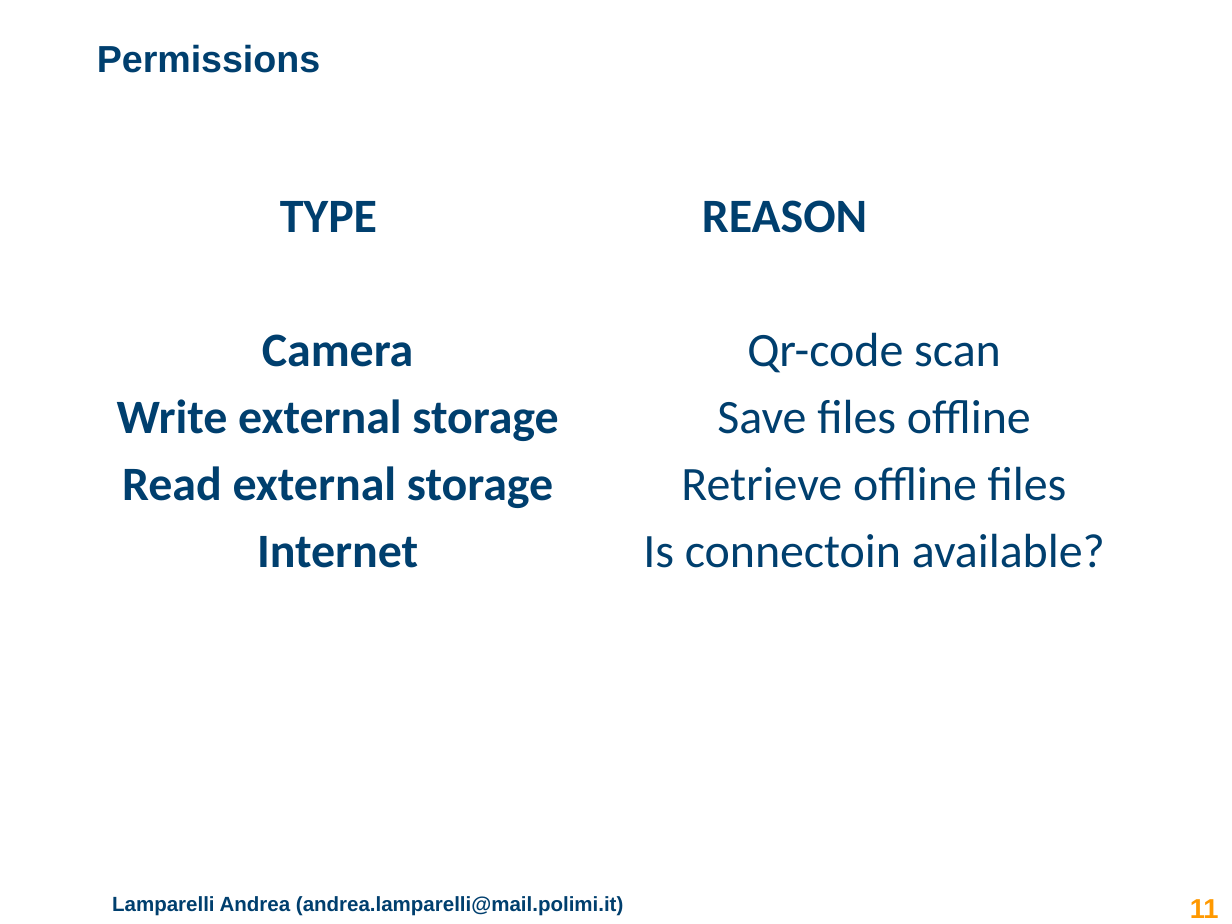
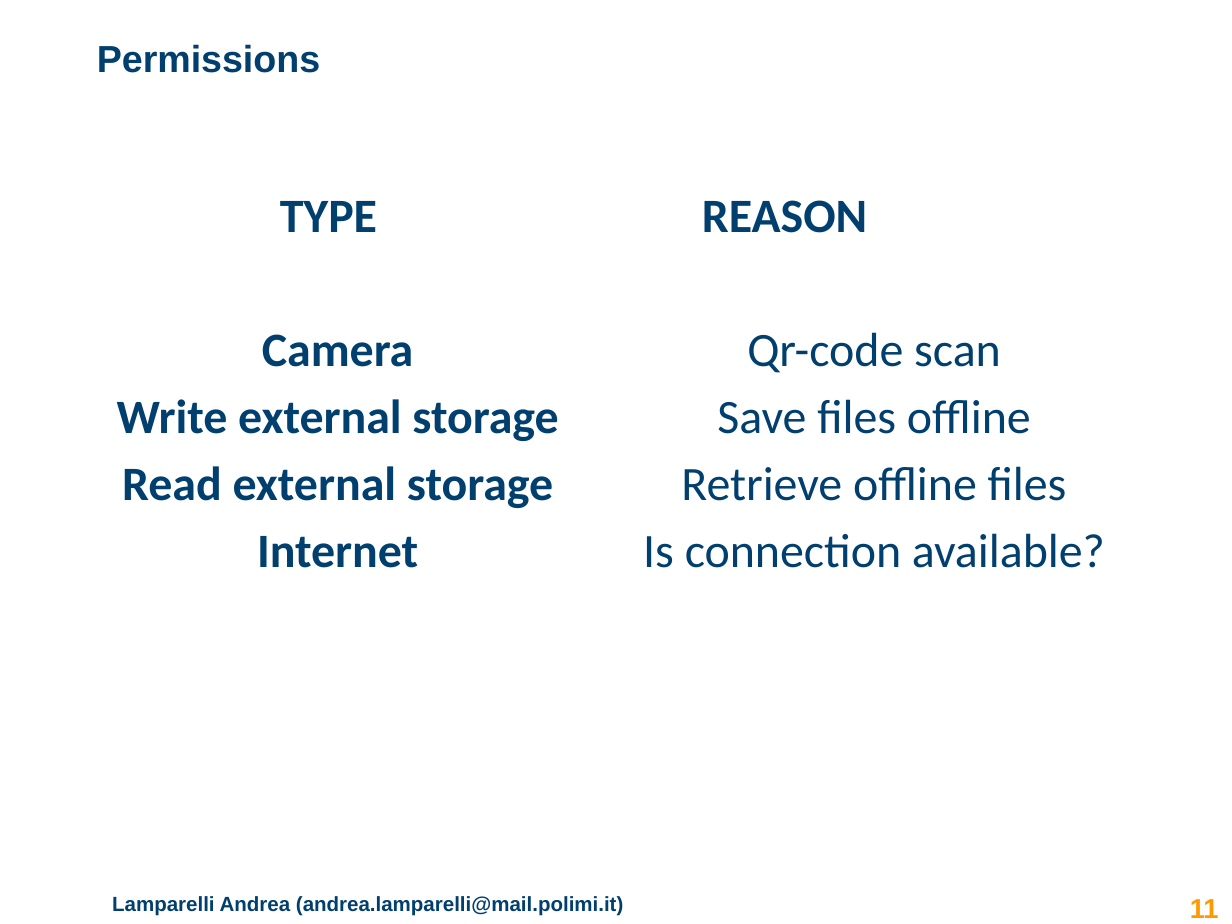
Before and after one commit to lampajr/QDocs, a slide deck: slide 11 of documentation/presentation_qdocs.pptx. Drawn at 1232x924 pixels with LibreOffice and Linux fonts; fonts in the diff are those of the drawing; background and template pictures are left out. Boxes give left, top, right and bottom in pixels: in the first picture for what was removed or moved away, otherwise in the second. Text is boxed around its words. In the diff, an @@ line names an element or a change of style, - is before the commit and + after.

```diff
--- a/documentation/presentation_qdocs.pptx
+++ b/documentation/presentation_qdocs.pptx
@@ text at bbox=[643, 533, 1105, 568]: text changed @@
-Is connectoin available?
+Is connection available?
```
Also in this commit, not shown: 1 other slide changed, 9 slides added, 14 slides removed.
